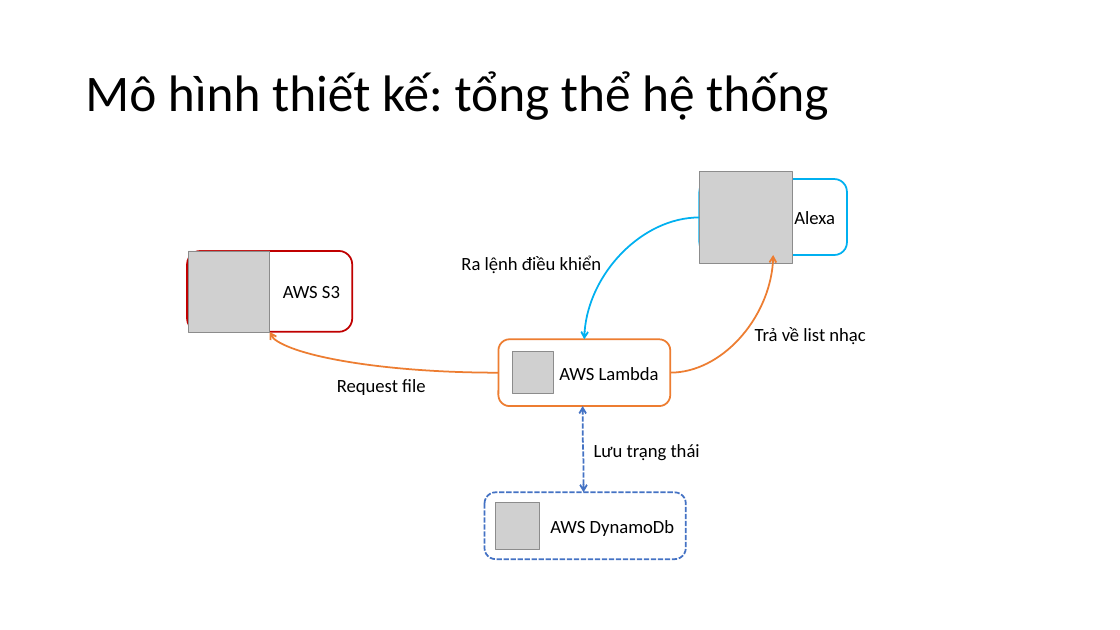
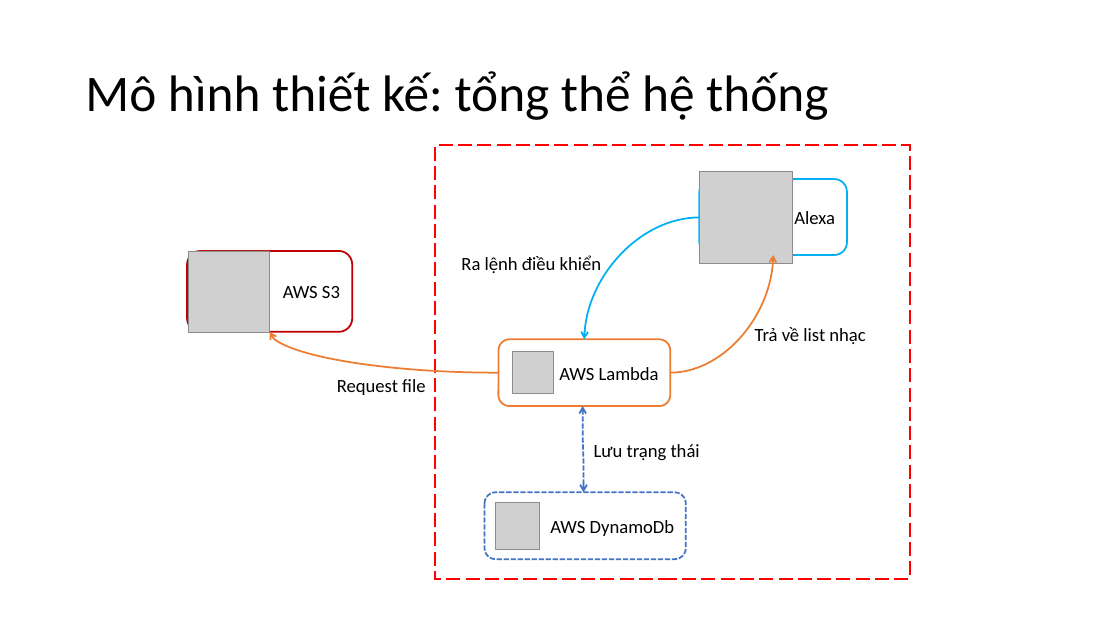
Before and after one commit to Huong-nt/EduMall-KhoaHocIOT, a slide deck: slide 2 of 16-17.Chơi nhạc Việt Demo skill chơi nhạc và cách quản lý file nhạc trên S3 AWS/Chơi nhạc Việt phần 2. Làm skill chơi nhạc.pptx. Drawn at 1120x630 pixels with LibreOffice and Linux fonts; fonts in the diff are those of the drawing; grey boxes stand for pictures. Boxes give left, top, right and bottom in pixels: in the first picture for what was removed or moved away, otherwise in the second. Text is boxed around its words. In the diff, an @@ line names an element or a change of style, - is before the commit and + after.

```diff
--- a/16-17.Chơi nhạc Việt Demo skill chơi nhạc và cách quản lý file nhạc trên S3 AWS/Chơi nhạc Việt phần 2. Làm skill chơi nhạc.pptx
+++ b/16-17.Chơi nhạc Việt Demo skill chơi nhạc và cách quản lý file nhạc trên S3 AWS/Chơi nhạc Việt phần 2. Làm skill chơi nhạc.pptx
@@ rectangle added at (435,145,910,579), fill #FFFFFF, outline #FF0000 1.5 pt dashed @@
```
Also in this commit, not shown: 1 slide added, 3 other files.
